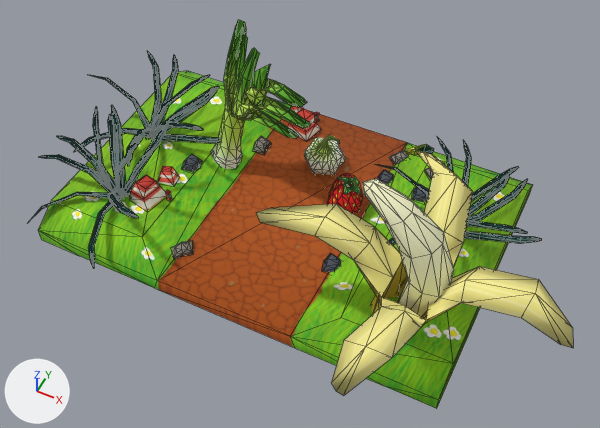
The FBX model Assets/Meshes/Mesh_opérationnel/D_block_02.FBX, before and after one commit.
The view is the same before and after, from a camera (50 mm lens) standing at (5.62, -10.82, 13.37) and looking at (0.78, -1.15, 1.28). Arrows for +X, +Y and +Z are at lower left; the lights stay in place. Mesh edges are drawn as thin lines. Where no turn or scale is listed for an object, it has been applied to the vertices. Vertices at the same position are counted once.

The first picture shows 'biome_02'.
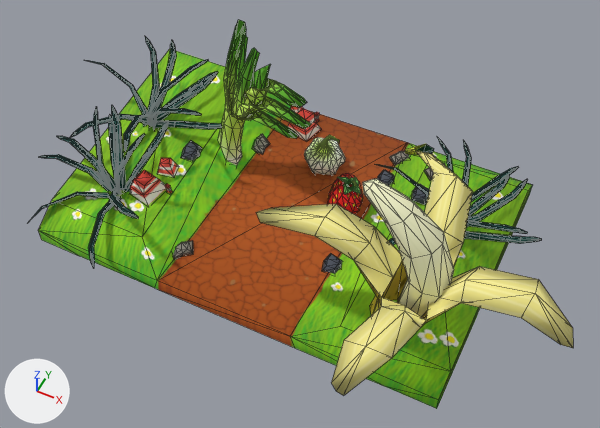
Changed parts and their boxes [x1, y1, x2, y2] in the pictures (600 x 428 px; the box of a moved part takes in the faces that stretch with it):
part 1 of me_mesh, moved or reshaped
    before: [182, 154, 202, 172]
    after: [181, 141, 202, 161]
part 2 of me_mesh, moved or reshaped
    before: [253, 136, 271, 155]
    after: [253, 134, 270, 154]
part 3 of me_mesh, moved or reshaped
    before: [129, 175, 166, 211]
    after: [130, 170, 166, 205]
part 4 of me_mesh, moved or reshaped
    before: [165, 190, 172, 201]
    after: [165, 184, 172, 193]
part 5 of me_mesh, moved or reshaped
    before: [158, 166, 179, 186]
    after: [157, 158, 179, 177]
part 6 of me_mesh, moved or reshaped
    before: [127, 128, 155, 166]
    after: [123, 114, 152, 151]
part 7 of me_mesh, moved or reshaped
    before: [90, 75, 150, 138]
    after: [86, 60, 147, 126]
part 8 of me_mesh, moved or reshaped
    before: [152, 75, 210, 138]
    after: [150, 60, 208, 128]
part 9 of me_mesh, moved or reshaped
    before: [156, 86, 218, 136]
    after: [153, 72, 215, 125]
part 10 of me_mesh, moved or reshaped
    before: [152, 55, 178, 130]
    after: [151, 40, 176, 116]
part 11 of me_mesh, moved or reshaped
    before: [74, 128, 152, 152]
    after: [70, 114, 149, 138]
part 12 of me_mesh, moved or reshaped
    before: [148, 52, 162, 128]
    after: [145, 36, 159, 115]
part 13 of me_mesh, moved or reshaped
    before: [152, 122, 203, 140]
    after: [149, 108, 202, 128]
part 14 of me_mesh, moved or reshaped
    before: [161, 135, 219, 144]
    after: [154, 121, 222, 130]
part 15 of me_mesh, moved or reshaped
    before: [157, 86, 219, 134]
    after: [154, 71, 218, 123]
part 16 of me_mesh, deleted
    before: [76, 51, 541, 245]
part 17 of me_mesh, cut back
    before: [31, 71, 419, 281]
    after: [52, 49, 339, 281]
part 18 of me_mesh, moved or reshaped
    both: [291, 143, 528, 400]
part 19 of me_mesh, surface changed
    both: [164, 121, 520, 336]

What changed in the scene script:
```text
Change me_mesh:
    used by ob_biome_02; location = (0.0, 0.0, 0.0)
    remove me_mesh.from_pydata(...)  # 1936 vertices, 3065 faces; spans x -5.38..6.27, y -4.63..3.0, z -0.34..3.71
    add me_mesh.from_pydata(...)  # 1755 vertices, 2987 faces; spans x -5.38..6.27, y -4.63..3.0, z -0.34..3.71
    me_mesh part 1: the loose piece of 12 vertices spanning x -2.6..-2.18, y -0.38..0.12, z 0.33..0.49 is turned 9.7 degrees about the x axis through its middle, then moved by (0.0, 0.02, 0.35)
    me_mesh part 2: the loose piece of 18 vertices spanning x -1.66..-1.29, y 1.13..1.64, z -0.03..0.14 is turned 30.1 degrees about the y axis through its middle, then moved by (0.0, 0.0, 0.01)
    me_mesh part 3: the loose piece of 12 vertices spanning x -3.04..-2.36, y -1.76..-1.05, z 0.32..0.82 is turned 9.7 degrees about the x axis through its middle, then moved by (0.0, 0.02, 0.15)
    me_mesh part 4: the loose piece of 12 vertices spanning x -2.35..-2.22, y -1.31..-1.2, z 0.32..0.56 is turned 9.7 degrees about the x axis through its middle, then moved by (0.0, 0.04, 0.18)
    me_mesh part 5: the loose piece of 8 vertices spanning x -2.84..-2.39, y -0.96..-0.59, z 0.32..0.68 is turned 9.7 degrees about the x axis through its middle, then moved by (0.0, 0.02, 0.25)
    me_mesh part 6: the loose piece of 28 vertices spanning x -3.85..-3.02, y -1.47..0.24, z 0.23..1.28 is moved by (0.0, 0.0, 0.42)
    me_mesh part 7: the loose piece of 28 vertices spanning x -5.38..-3.71, y 0.07..0.58, z 0.18..1.4 is moved by (0.0, 0.0, 0.42)
    me_mesh part 8: the loose piece of 28 vertices spanning x -3.69..-2.69, y 0.1..1.36, z 0.19..1.67 is moved by (0.0, 0.0, 0.42)
    me_mesh part 9: the loose piece of 28 vertices spanning x -3.72..-2.86, y 0.13..1.92, z 0.1..0.97 is moved by (0.0, 0.0, 0.42)
    me_mesh part 10: the loose piece of 28 vertices spanning x -3.99..-3.49, y 0.24..1.86, z 0.16..1.44 is moved by (0.0, 0.0, 0.42)
    me_mesh part 11: the loose piece of 28 vertices spanning x -4.55..-3.61, y -1.41..0.39, z 0.14..1.05 is moved by (0.0, 0.0, 0.42)
    me_mesh part 12: the loose piece of 28 vertices spanning x -4.47..-3.61, y 0.27..1.52, z 0.11..1.62 is moved by (0.0, 0.0, 0.42)
    me_mesh part 13: the loose piece of 28 vertices spanning x -3.66..-2.06, y -0.13..0.31, z 0.09..1.43 is moved by (0.0, 0.0, 0.42)
    me_mesh part 14: the loose piece of 28 vertices spanning x -3.72..-1.8, y 0.11..0.62, z 0.0..0.78 is moved by (0.0, 0.0, 0.42)
    me_mesh part 15: the loose piece of 28 vertices spanning x -3.71..-2.45, y 0.21..1.31, z 0.07..1.46 is moved by (0.0, 0.0, 0.42)
    me_mesh part 16: 36 loose pieces with 118 vertices, spanning x -5.38..5.14, y -2.67..2.18, z 0.7..2.09, are deleted
    me_mesh part 17: 2 vertices moved from x -4.5..-2.2, y 2.4, z 0.34 to x -4.5..-2.2, y 2.4, z 1.06; 65 vertices removed from x -5.14..2.63, y -3.46..1.62, z 0.17..2.41; 2 vertices added at x 0.21..0.39, y 1.56..1.57, z 0.72..0.76
    me_mesh part 18: 2 vertices moved from x 2.27..4.5, y -2.4, z 0.34 to x 2.27..4.5, y -2.4, z 0.06
    me_mesh part 19: 11 kept faces spanning x -1.5..4.5, y -3.0..3.0, z -0.34..0.34 get new texture (UV) coordinates
```
